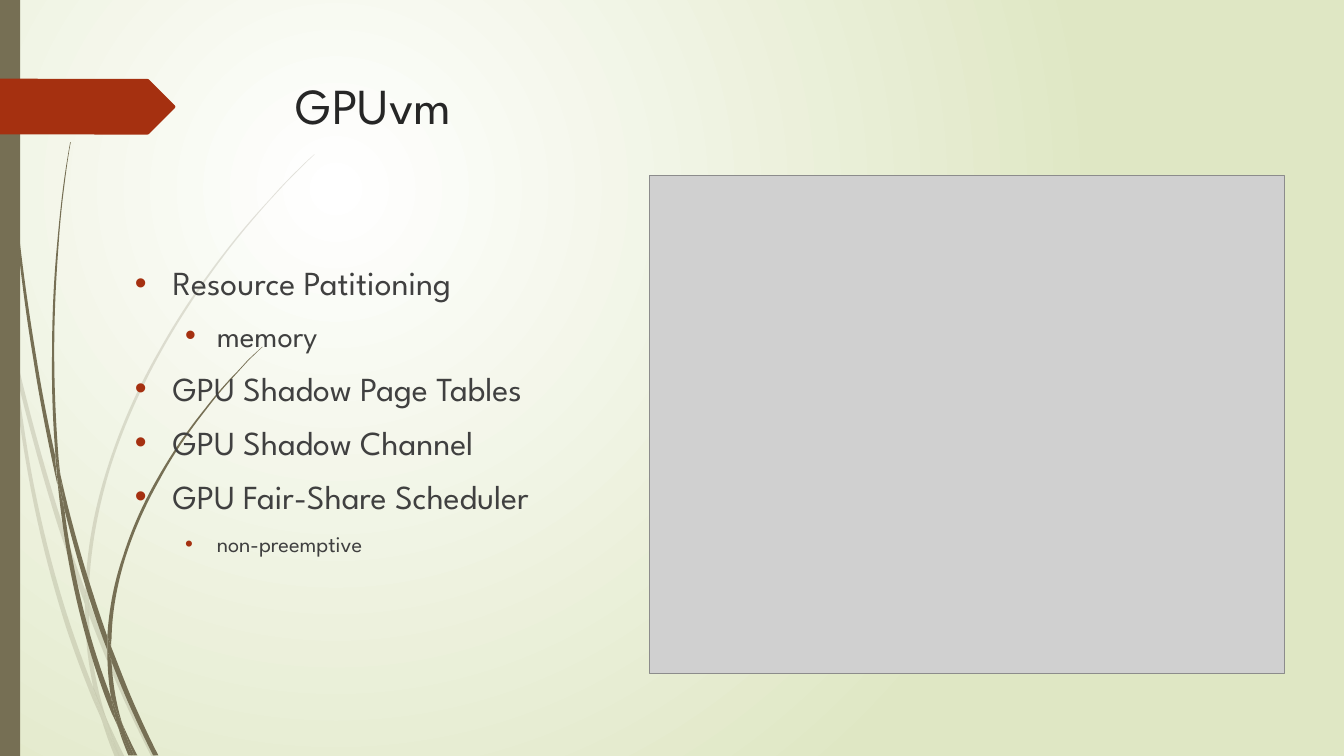
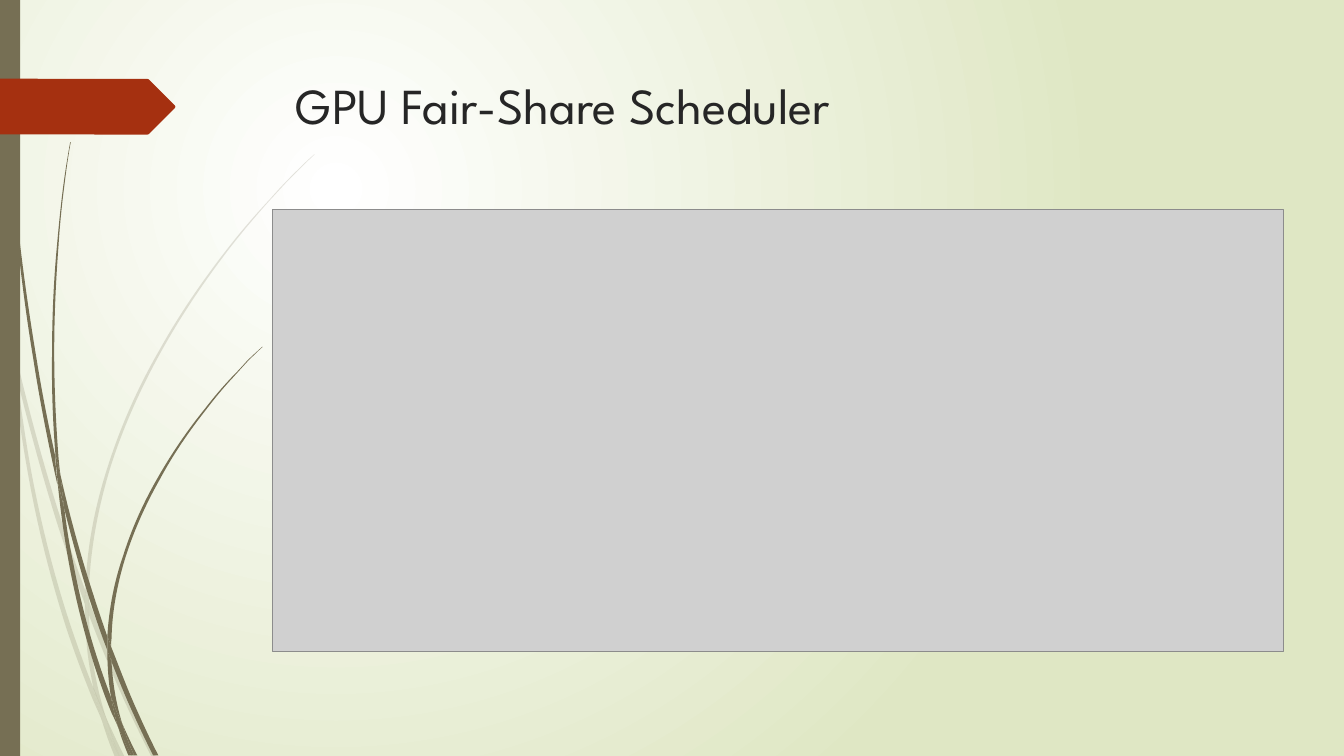
Before and after one commit to GLjun/OS_gaowei, a slide deck: slide 13 of 高伟.pptx (slide 7 before the commit). Drawn at 1344x756 pixels with LibreOffice and Linux fonts; fonts in the diff are those of the drawing; grey boxes stand for pictures. Boxes give left, top, right and bottom in pixels: in the first picture for what was removed or moved away, otherwise in the second. Text is boxed around its words. In the diff, an @@ line names an element or a change of style, - is before the commit and + after.

```diff
--- a/高伟.pptx
+++ b/高伟.pptx
@@ title at [296, 89, 830, 125]: text changed @@
-GPUvm
+GPU Fair-Share Scheduler
@@ picture: place and size @@
-picture at [650, 175, 1285, 674]
+picture at [272, 210, 1284, 651]
@@ text removed at [173, 272, 529, 557] @@
-• Resource Patitioning
-  • memory
-• GPU Shadow Page Tables
-• GPU Shadow Channel
-• GPU Fair-Share Scheduler
-  • non-preemptive
```
Also in this commit, not shown: 14 other slides changed, 10 slides added, 3 slides removed.
